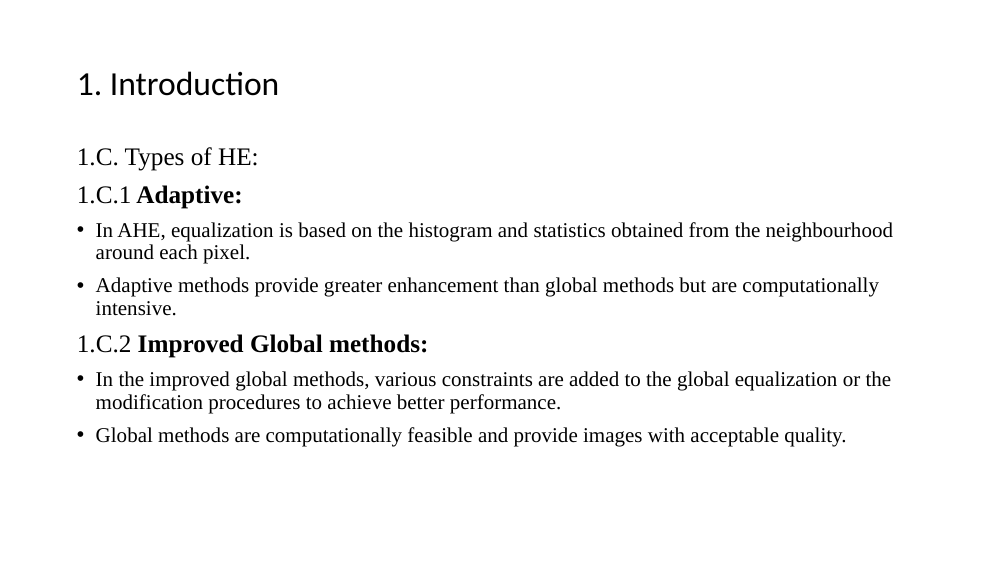
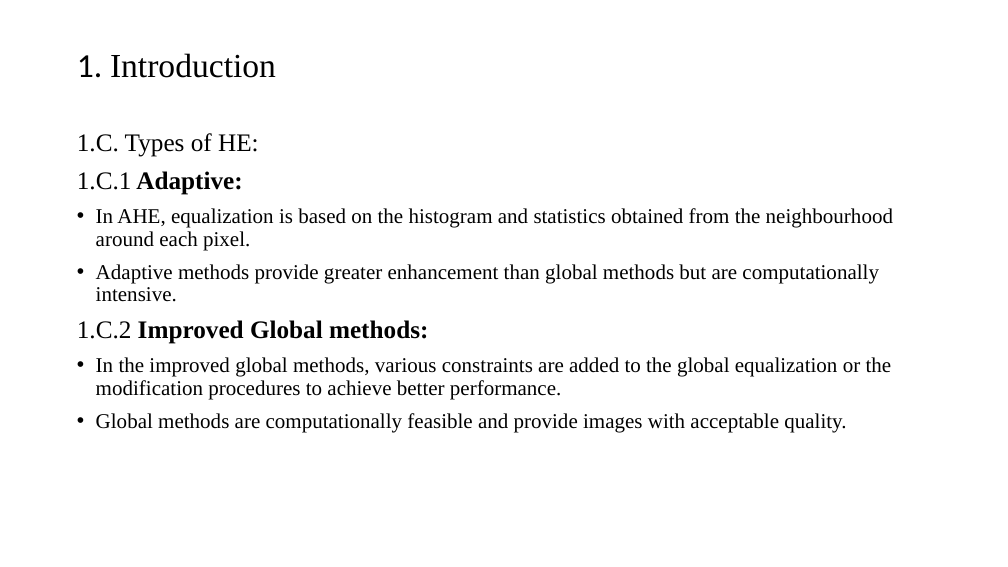
Before and after one commit to lohith921/DIP, a slide deck: slide 4 of Project/Presentation.pptx. Drawn at 1008x567 pixels with LibreOffice and Linux fonts; fonts in the diff are those of the drawing. Boxes give left, top, right and bottom in pixels: in the first picture for what was removed or moved away, otherwise in the second. Text is boxed around its words. In the diff, an @@ line names an element or a change of style, - is before the commit and + after.

```diff
--- a/Project/Presentation.pptx
+++ b/Project/Presentation.pptx
@@ title "1. Introduction" at [77, 53, 276, 78]: font Calibri to Times New Roman in "Introduction" @@
@@ text "1.C. Types of HE:": place and size @@
-text "1.C. Types of HE:" at [77, 147, 893, 447]
+text "1.C. Types of HE:" at [77, 133, 893, 433]
```
Also in this commit, not shown: 2 other slides changed, 4 slides added, 1 slide removed.
